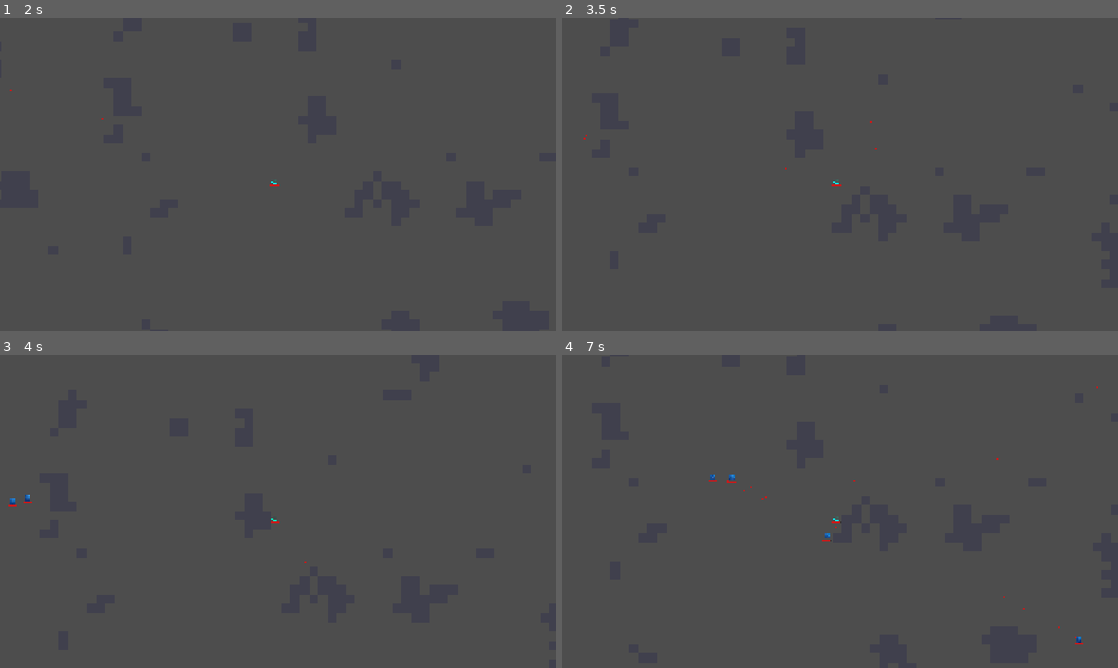
Above: before the commit, frames 1-4 (two rows, left to right).
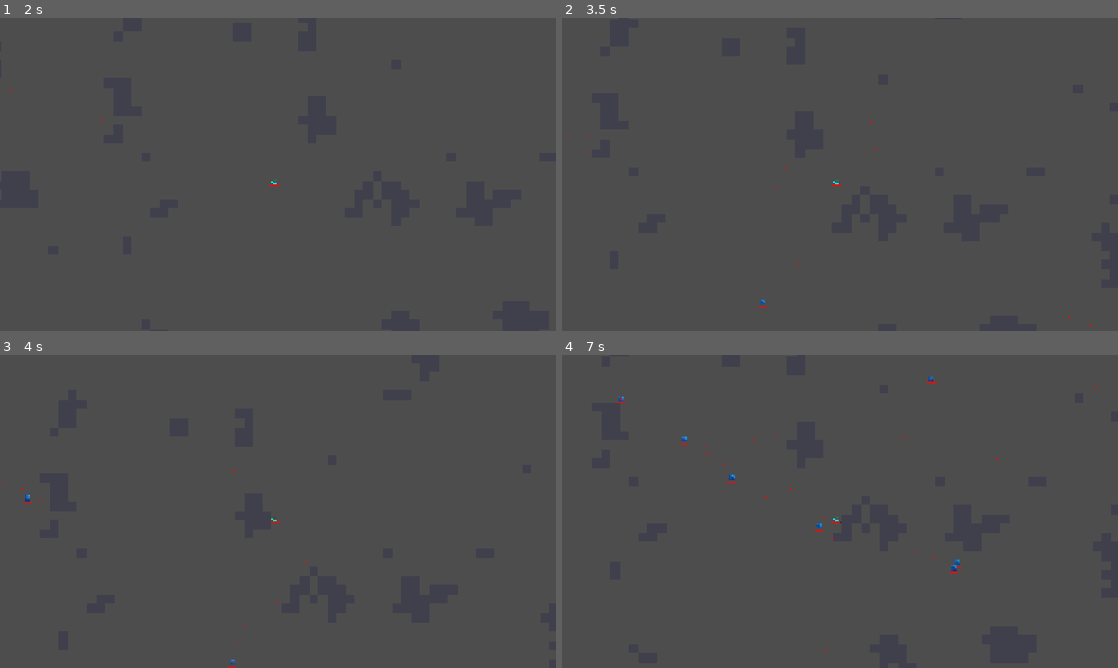
Above: after the commit, the same moments.

Repository: M-E-7/mob-fighter
Game: Godot game, scene res://Levels/LevelPrototype/basic_level.tscn
The game is run twice, just before and just after one commit, with the same random seed, the same clock (stepped at 60 frames per second) and the same inputs.
Inputs (mouse positions are in pixels of both pictures, inside the frame that each line leads up to):
- Up to frame 1 (2 s): tap Enter at 0.5 s; move the mouse to (400, 158) at 0.52 s; press the mouse at (400, 158) at 0.53 s; hold Right (ui_right) 0.53-1.28 s; move the mouse to (166, 190) at 1.27 s; release the mouse at (166, 190) at 1.28 s; hold Down (ui_down) from 1.28 s (still down); click (166, 190) at 1.35 s
- Up to frame 2 (3.5 s): tap Space at 2 s; move the mouse to (895, 105) at 2.02 s; release Down (ui_down) at 2.03 s; press the mouse at (895, 105) at 2.03 s; hold Right (ui_right) 2.03-2.78 s; tap Enter at 2.75 s; move the mouse to (812, 237) at 2.77 s; release the mouse at (812, 237) at 2.78 s; hold Up (ui_up) from 2.78 s (still down); click (812, 237) at 2.85 s
- Up to frame 3 (4 s): move the mouse to (444, 558) at 3.52 s; release Up (ui_up) at 3.53 s; press the mouse at (444, 558) at 3.53 s; hold Left (ui_left) from 3.53 s (still down)
- Up to frame 4 (7 s): move the mouse to (673, 464) at 4.27 s; release the mouse at (673, 464) at 4.28 s; click (673, 464) at 4.35 s; move the mouse to (867, 511) at 5.02 s; release Left (ui_left) at 5.03 s; press the mouse at (867, 511) at 5.03 s; hold Down (ui_down) 5.03-5.78 s; move the mouse to (756, 433) at 5.77 s; release the mouse at (756, 433) at 5.78 s; hold Right (ui_right) 5.78-6.53 s; click (756, 433) at 5.85 s; move the mouse to (962, 495) at 6.52 s; press the mouse at (962, 495) at 6.53 s; hold Up (ui_up) from 6.53 s (still down)

Frame 1 is identical in both runs. In frame 2, less than 0.1% of the frame differs, in the area x 1-96%, y 37-99%; in frame 3, less than 0.1%; in frame 4, 0.3%, in the area x 9-94%, y 6-95%.

Commit message:
Power up System

Diff:
--- a/Autoloads/event_bus.gd
+++ b/Autoloads/event_bus.gd
@@ -9,3 +9,7 @@
 
 # Health
 signal health_changed(entity: LivingEntity, current_health: float, max_health: float)
+
+# Progression
+signal xp_collected(amount: float)
+signal player_leveled_up(player: LivingEntity)
--- /dev/null
+++ b/Autoloads/power_up_registry.gd
@@ -0,0 +1,23 @@
+extends Node
+
+var power_ups: Array[PowerUpData] = []
+
+
+func _ready() -> void:
+	power_ups = [
+		_make("move_speed",    "Swift Boots",      "Move +15% faster",             "max_speed",    0.15),
+		_make("fire_rate",     "Rapid Fire",        "Shoot +20% faster",            "fire_rate",    0.20),
+		_make("bullet_damage", "Heavy Rounds",      "Deal +25% more damage",        "bullet_damage",0.25),
+		_make("max_health",    "Iron Will",         "Gain +20% max health",         "max_health",   0.20),
+		_make("bullet_speed",  "Velocity Rounds",   "Bullets travel +20% faster",   "bullet_speed", 0.20),
+	]
+
+
+func _make(id: String, display_name: String, description: String, stat_key: String, bonus: float) -> PowerUpData:
+	var d := PowerUpData.new()
+	d.id = id
+	d.display_name = display_name
+	d.description = description
+	d.stat_key = stat_key
+	d.bonus_percent = bonus
+	return d
--- a/Components/Scripts/shoot_component.gd
+++ b/Components/Scripts/shoot_component.gd
@@ -21,7 +21,7 @@
 func shoot(direction: Vector2) -> void:
 	var bullet: Bullet = bullet_scene.instantiate()
 
-	bullet.setup(direction, entity.bullet_damage, entity)
+	bullet.setup(direction, entity.bullet_damage, entity, entity.bullet_speed)
 
 	entity.get_tree().current_scene.add_child(bullet)
 	bullet.global_position = entity.global_position
--- /dev/null
+++ b/Components/Scripts/xp_component.gd
@@ -0,0 +1,48 @@
+extends Node
+class_name XPComponent
+
+@export_group("References")
+@export var entity: LivingEntity
+
+@export_group("Settings")
+@export var base_xp_required: float = 10.0
+
+var current_xp: float = 0.0
+var current_level: int = 0
+
+var _bonuses: Dictionary = {}
+var _base_stats: Dictionary = {}
+
+
+func _ready() -> void:
+	_base_stats = {
+		"max_speed":    entity.max_speed,
+		"fire_rate":    entity.fire_rate,
+		"bullet_damage":entity.bullet_damage,
+		"max_health":   entity.max_health,
+		"bullet_speed": entity.bullet_speed,
+	}
+	EventBus.xp_collected.connect(_on_xp_collected)
+
+
+func _on_xp_collected(amount: float) -> void:
+	current_xp += amount
+	var required := base_xp_required * pow(2.0, float(current_level))
+	if current_xp >= required:
+		current_xp -= required
+		current_level += 1
+		EventBus.player_leveled_up.emit(entity)
+
+
+func apply_power_up(power_up: PowerUpData) -> void:
+	_bonuses[power_up.stat_key] = _bonuses.get(power_up.stat_key, 0.0) + power_up.bonus_percent
+	_apply_stat(power_up.stat_key)
+
+
+func _apply_stat(stat_key: String) -> void:
+	var base: float = _base_stats.get(stat_key, 0.0)
+	var bonus: float = _bonuses.get(stat_key, 0.0)
+	var new_val := base * (1.0 + bonus)
+	entity.set(stat_key, new_val)
+	if stat_key == "max_health" and entity.healthComponent:
+		entity.healthComponent.max_health = new_val
--- /dev/null
+++ b/Components/Scripts/xp_drop_component.gd
@@ -0,0 +1,22 @@
+extends Node
+class_name XPDropComponent
+
+@export_group("References")
+@export var entity: LivingEntity
+@export var orb_scene: PackedScene
+
+@export_group("Settings")
+@export var xp_amount: float = 1.0
+
+
+func _ready() -> void:
+	EventBus.entity_died.connect(_on_entity_died)
+
+
+func _on_entity_died(dead_entity: LivingEntity) -> void:
+	if dead_entity != entity:
+		return
+	var orb: ExperienceOrb = orb_scene.instantiate()
+	orb.xp_value = xp_amount
+	entity.get_tree().current_scene.add_child(orb)
+	orb.global_position = entity.global_position
--- /dev/null
+++ b/Components/XPComponent.tscn
@@ -0,0 +1,7 @@
+[gd_scene format=3]
+
+[ext_resource type="Script" path="res://Components/Scripts/xp_component.gd" id="1_xpc"]
+
+[node name="XPComponent" type="Node" node_paths=PackedStringArray("entity")]
+script = ExtResource("1_xpc")
+entity = NodePath("")
--- /dev/null
+++ b/Components/XPDropComponent.tscn
@@ -0,0 +1,7 @@
+[gd_scene format=3]
+
+[ext_resource type="Script" path="res://Components/Scripts/xp_drop_component.gd" id="1_xpd"]
+
+[node name="XPDropComponent" type="Node" node_paths=PackedStringArray("entity")]
+script = ExtResource("1_xpd")
+entity = NodePath("")
--- a/Entities/BasicEnemy/enemy.tscn
+++ b/Entities/BasicEnemy/enemy.tscn
@@ -6,12 +6,16 @@
 [ext_resource type="Texture2D" uid="uid://wt3c1btrca8j" path="res://Entities/BasicEnemy/blueTexture.png" id="4_kra7d"]
 [ext_resource type="PackedScene" path="res://Components/MovementComponent.tscn" id="4_mc"]
 [ext_resource type="PackedScene" path="res://Components/ShootComponent.tscn" id="5_sc"]
+[ext_resource type="PackedScene" path="res://Components/XPDropComponent.tscn" id="6_xpd"]
+[ext_resource type="PackedScene" path="res://Entities/ExperienceOrb/experience_orb.tscn" id="7_orb"]
 
 [node name="Enemy" unique_id=1517977448 node_paths=PackedStringArray("inputComponent", "movementComponent", "shootComponent") instance=ExtResource("1_atj7c")]
 script = ExtResource("2_ginvw")
 inputComponent = NodePath("EnemyInputComponent")
 movementComponent = NodePath("MovementComponent")
 shootComponent = NodePath("ShootComponent")
+max_health = 5.0
+starting_health = 5.0
 
 [node name="EnemyInputComponent" parent="." index="0" unique_id=236655531 node_paths=PackedStringArray("entity") instance=ExtResource("3_eic")]
 entity = NodePath("..")
@@ -26,3 +30,7 @@
 position = Vector2(-9.536743e-07, -0.08333515)
 scale = Vector2(0.14285715, 0.16823897)
 texture = ExtResource("4_kra7d")
+
+[node name="XPDropComponent" parent="." index="8" unique_id=112233445 node_paths=PackedStringArray("entity") instance=ExtResource("6_xpd")]
+entity = NodePath("..")
+orb_scene = ExtResource("7_orb")
--- /dev/null
+++ b/Entities/ExperienceOrb/experience_orb.gd
@@ -0,0 +1,49 @@
+extends Area2D
+class_name ExperienceOrb
+
+@export_group("Settings")
+@export var xp_value: float = 1.0
+@export var pickup_radius: float = 80.0
+@export var attract_speed: float = 200.0
+@export var lifetime: float = 8.0
+
+var _player: Node2D
+var _attracting: bool = false
+var _collected: bool = false
+
+
+func _ready() -> void:
+	_player = get_tree().get_first_node_in_group("player")
+	var timer := get_tree().create_timer(lifetime)
+	timer.timeout.connect(_on_lifetime_expired)
+
+
+func _process(delta: float) -> void:
+	if _collected or not is_instance_valid(_player):
+		return
+
+	var dist := global_position.distance_to(_player.global_position)
+
+	if dist <= pickup_radius:
+		_attracting = true
+
+	if _attracting:
+		if dist < 6.0:
+			_collect()
+			return
+		var dir := (_player.global_position - global_position).normalized()
+		global_position += dir * attract_speed * delta
+
+
+func _on_lifetime_expired() -> void:
+	if _collected:
+		return
+	var tween := create_tween()
+	tween.tween_property(self, "modulate:a", 0.0, 0.5)
+	tween.tween_callback(queue_free)
+
+
+func _collect() -> void:
+	_collected = true
+	EventBus.xp_collected.emit(xp_value)
+	queue_free()
--- /dev/null
+++ b/Entities/ExperienceOrb/experience_orb.tscn
@@ -0,0 +1,21 @@
+[gd_scene format=3 uid="uid://experience_orb"]
+
+[ext_resource type="Script" path="res://Entities/ExperienceOrb/experience_orb.gd" id="1_orb"]
+
+[sub_resource type="CircleShape2D" id="CircleShape2D_1"]
+radius = 6.0
+
+[node name="ExperienceOrb" type="Area2D"]
+collision_layer = 0
+collision_mask = 0
+script = ExtResource("1_orb")
+
+[node name="CollisionShape2D" type="CollisionShape2D" parent="."]
+shape = SubResource("CircleShape2D_1")
+
+[node name="Visual" type="ColorRect" parent="."]
+offset_left = -6.0
+offset_top = -6.0
+offset_right = 6.0
+offset_bottom = 6.0
+color = Color(1.0, 0.85, 0.1, 1)
--- a/Entities/LivingEntity/livingEntity.gd
+++ b/Entities/LivingEntity/livingEntity.gd
@@ -21,6 +21,7 @@
 @export_group("Shooting Settings")
 @export var fire_rate: float = 5.0
 @export var bullet_damage: float = 10.0
+@export var bullet_speed: float = 500.0
 
 
 func _ready() -> void:
--- a/Entities/Player/player.tscn
+++ b/Entities/Player/player.tscn
@@ -6,6 +6,7 @@
 [ext_resource type="PackedScene" path="res://Components/MovementComponent.tscn" id="4_mc"]
 [ext_resource type="PackedScene" path="res://Components/ShootComponent.tscn" id="5_sc"]
 [ext_resource type="PackedScene" path="res://Components/NeonShaderComponent.tscn" id="7_01a4e"]
+[ext_resource type="PackedScene" path="res://Components/XPComponent.tscn" id="8_xpc"]
 
 [sub_resource type="QuadMesh" id="QuadMesh_circle"]
 size = Vector2(18, 18)
@@ -37,3 +38,6 @@
 glow_intensity = 2.8
 pulse_speed = 7.5
 pulse_amount = 0.45
+
+[node name="XPComponent" parent="." index="10" unique_id=998877665 node_paths=PackedStringArray("entity") instance=ExtResource("8_xpc")]
+entity = NodePath("..")
--- a/Levels/LevelPrototype/basic_level.tscn
+++ b/Levels/LevelPrototype/basic_level.tscn
@@ -5,6 +5,7 @@
 [ext_resource type="PackedScene" uid="uid://cfq18x28fbfcm" path="res://Entities/BasicEnemy/enemy.tscn" id="2_i5jxq"]
 [ext_resource type="PackedScene" uid="uid://cc48q27hmbdds" path="res://Components/ProcGenLevelComponent.tscn" id="3_i5jxq"]
 [ext_resource type="PackedScene" path="res://Components/EnemySpawnerComponent.tscn" id="4_esp"]
+[ext_resource type="PackedScene" path="res://UI/LevelUpUI.tscn" id="5_lui"]
 
 [node name="BasicLevel" type="Node2D" unique_id=1745901464]
 script = ExtResource("0_level")
@@ -24,5 +25,10 @@
 
 [node name="EnemySpawnerComponent" parent="." unique_id=1767096871 instance=ExtResource("4_esp")]
 enemy_scene = ExtResource("2_i5jxq")
+spawn_interval = 1.0
+max_enemies = 50
+
+[node name="LevelUpUI" parent="." unique_id=334455667 node_paths=PackedStringArray("xp_component") instance=ExtResource("5_lui")]
+xp_component = NodePath("../Player/XPComponent")
 
 [editable path="ProcGenLevelComponent"]
--- /dev/null
+++ b/Resources/power_up_data.gd
@@ -0,0 +1,10 @@
+extends Resource
+class_name PowerUpData
+
+@export var id: String = ""
+@export var display_name: String = ""
+@export var description: String = ""
+## Key matching an @export property on LivingEntity (e.g. "max_speed", "fire_rate")
+@export var stat_key: String = ""
+## Additive bonus fraction per stack: 0.15 = +15% of base stat
+@export var bonus_percent: float = 0.1
--- /dev/null
+++ b/UI/LevelUpUI.tscn
@@ -0,0 +1,27 @@
+[gd_scene format=3]
+
+[ext_resource type="Script" path="res://UI/level_up_ui.gd" id="1_lui"]
+
+[node name="LevelUpUI" type="CanvasLayer"]
+process_mode = 3
+script = ExtResource("1_lui")
+
+[node name="BackgroundDim" type="ColorRect" parent="."]
+anchor_right = 1.0
+anchor_bottom = 1.0
+color = Color(0, 0, 0, 0.65)
+
+[node name="CenterContainer" type="CenterContainer" parent="BackgroundDim"]
+anchor_right = 1.0
+anchor_bottom = 1.0
+
+[node name="VBoxContainer" type="VBoxContainer" parent="BackgroundDim/CenterContainer"]
+theme_override_constants/separation = 24
+
+[node name="TitleLabel" type="Label" parent="BackgroundDim/CenterContainer/VBoxContainer"]
+text = "Level Up! Choose a power-up:"
+theme_override_font_sizes/font_size = 26
+horizontal_alignment = 1
+
+[node name="CardsContainer" type="HBoxContainer" parent="BackgroundDim/CenterContainer/VBoxContainer"]
+theme_override_constants/separation = 20
--- /dev/null
+++ b/UI/level_up_ui.gd
@@ -0,0 +1,73 @@
+extends CanvasLayer
+
+@export var card_count: int = 3
+@export var xp_component: XPComponent
+
+@onready var _cards_container: HBoxContainer = $BackgroundDim/CenterContainer/VBoxContainer/CardsContainer
+
+
+func _ready() -> void:
+	visible = false
+	EventBus.player_leveled_up.connect(_on_player_leveled_up)
+
+
+func _on_player_leveled_up(_player: LivingEntity) -> void:
+	var picks := _pick_power_ups(card_count)
+	_populate_cards(picks)
+	visible = true
+	get_tree().paused = true
+
+
+func _pick_power_ups(count: int) -> Array[PowerUpData]:
+	var pool := PowerUpRegistry.power_ups.duplicate()
+	pool.shuffle()
+	var result: Array[PowerUpData] = []
+	for i in min(count, pool.size()):
+		result.append(pool[i])
+	return result
+
+
+func _populate_cards(picks: Array[PowerUpData]) -> void:
+	for child in _cards_container.get_children():
+		child.queue_free()
+
+	for power_up in picks:
+		var card := _build_card(power_up)
+		_cards_container.add_child(card)
+
+
+func _build_card(power_up: PowerUpData) -> PanelContainer:
+	var panel := PanelContainer.new()
+	panel.custom_minimum_size = Vector2(220, 140)
+
+	var vbox := VBoxContainer.new()
+	vbox.add_theme_constant_override("separation", 8)
+	panel.add_child(vbox)
+
+	var name_label := Label.new()
+	name_label.text = power_up.display_name
+	name_label.add_theme_font_size_override("font_size", 18)
+	name_label.horizontal_alignment = HORIZONTAL_ALIGNMENT_CENTER
+	vbox.add_child(name_label)
+
+	var desc_label := Label.new()
+	desc_label.text = power_up.description
+	desc_label.autowrap_mode = TextServer.AUTOWRAP_WORD_SMART
+	desc_label.horizontal_alignment = HORIZONTAL_ALIGNMENT_CENTER
+	vbox.add_child(desc_label)
+
+	var btn := Button.new()
+	btn.text = "Choose"
+	btn.size_flags_vertical = Control.SIZE_EXPAND_FILL
+	# Capture power_up in closure via a bound callable
+	btn.pressed.connect(_on_card_chosen.bind(power_up))
+	vbox.add_child(btn)
+
+	return panel
+
+
+func _on_card_chosen(power_up: PowerUpData) -> void:
+	if xp_component:
+		xp_component.apply_power_up(power_up)
+	visible = false
+	get_tree().paused = false
--- a/project.godot
+++ b/project.godot
@@ -18,6 +18,7 @@
 [autoload]
 
 EventBus="*res://Autoloads/event_bus.gd"
+PowerUpRegistry="*res://Autoloads/power_up_registry.gd"
 
 [display]
 
Not shown, added: Autoloads/power_up_registry.gd.uid
Not shown, added: Components/Scripts/xp_component.gd.uid
Not shown, added: Components/Scripts/xp_drop_component.gd.uid
Not shown, added: Entities/ExperienceOrb/experience_orb.gd.uid
Not shown, added: Resources/power_up_data.gd.uid
Not shown, added: UI/level_up_ui.gd.uid
Not shown, added: CLAUDE.md
